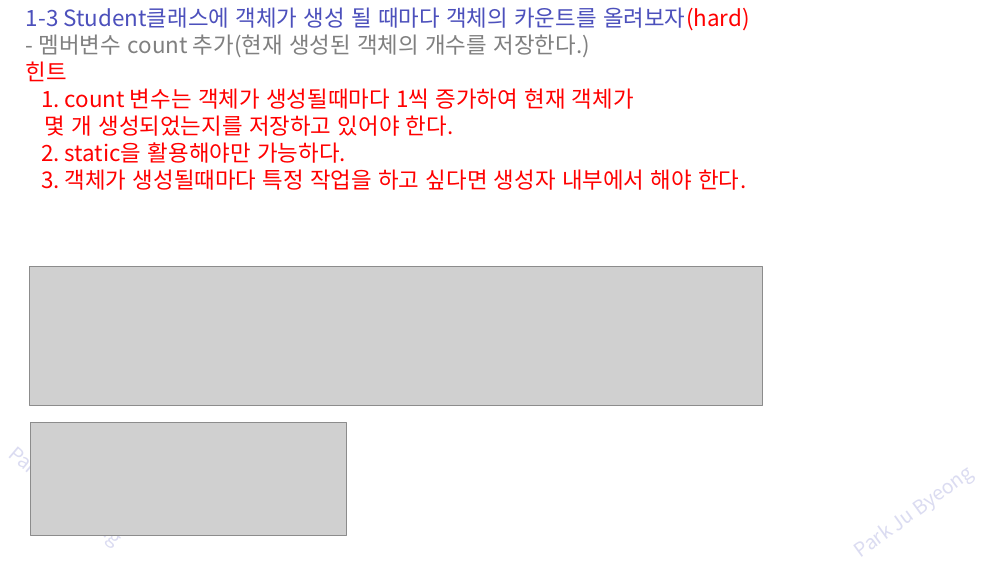
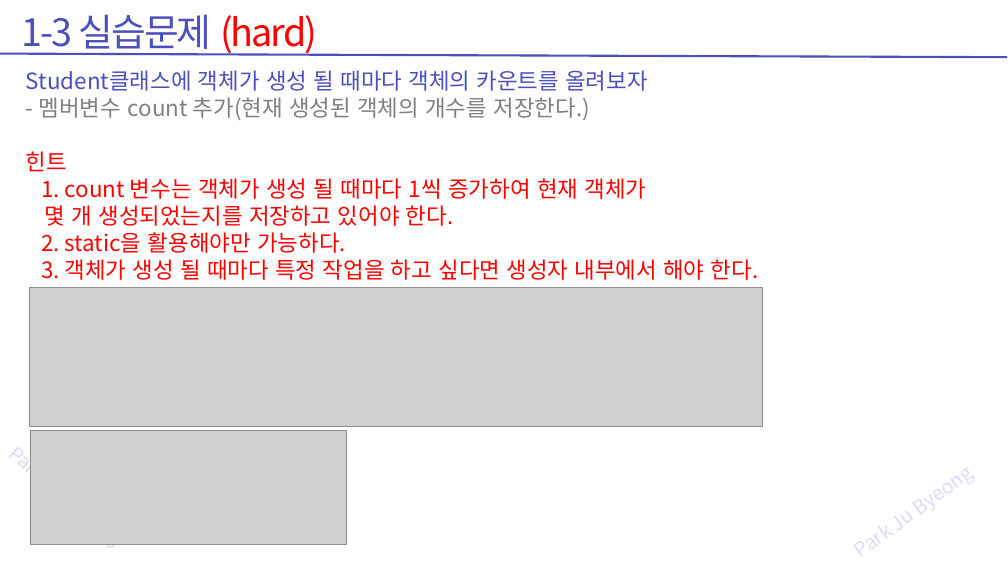
Before and after one commit to zest132/JavaLecture, a slide deck: slide 33 of JavaLecture/LectureFile/java 8강 생성자.pptx. Drawn at 1008x567 pixels with LibreOffice and Linux fonts; fonts in the diff are those of the drawing; grey boxes stand for pictures. Boxes give left, top, right and bottom in pixels: in the first picture for what was removed or moved away, otherwise in the second. Text is boxed around its words. In the diff, an @@ line names an element or a change of style, - is before the commit and + after.

```diff
--- a/JavaLecture/LectureFile/java 8강 생성자.pptx
+++ b/JavaLecture/LectureFile/java 8강 생성자.pptx
@@ text added at <box>22,14,317,56</box>, 54 pt, text #4C50BC @@
+1-3 실습문제 (hard)
@@ line added from (1007, 57) to (0, 53), #4C50BC 3 pt @@
@@ text "Student클래스에 객체가 생성 될 때마다 ...": place and size @@
-text "Student클래스에 객체가 생성 될 때마다 ..." at <box>26,7,750,190</box>
+text "Student클래스에 객체가 생성 될 때마다 ..." at <box>26,70,759,280</box>
@@ text at <box>26,70,647,91</box>: text changed @@
-1-3 Student클래스에 객체가 생성 될 때마다 객체의 카운트를 올려보자(hard)
+Student클래스에 객체가 생성 될 때마다 객체의 카운트를 올려보자
@@ text at <box>41,178,647,199</box>: spaces changed @@
-1. count 변수는 객체가 생성될때마다 1씩 증가하여 현재 객체가
+1. count 변수는 객체가 생성 될 때마다 1씩 증가하여 현재 객체가
@@ text at <box>41,259,759,280</box>: spaces changed @@
-3. 객체가 생성될때마다 특정 작업을 하고 싶다면 생성자 내부에서 해야 한다.
+3. 객체가 생성 될 때마다 특정 작업을 하고 싶다면 생성자 내부에서 해야 한다.
@@ picture: place and size @@
-picture at <box>29,267,763,405</box>
+picture at <box>29,288,763,426</box>
@@ picture: place and size @@
-picture at <box>30,422,346,536</box>
+picture at <box>30,430,346,544</box>
```
Also in this commit, not shown: 25 other slides changed, 4 slides added, 4 slides removed, 6 other files.
